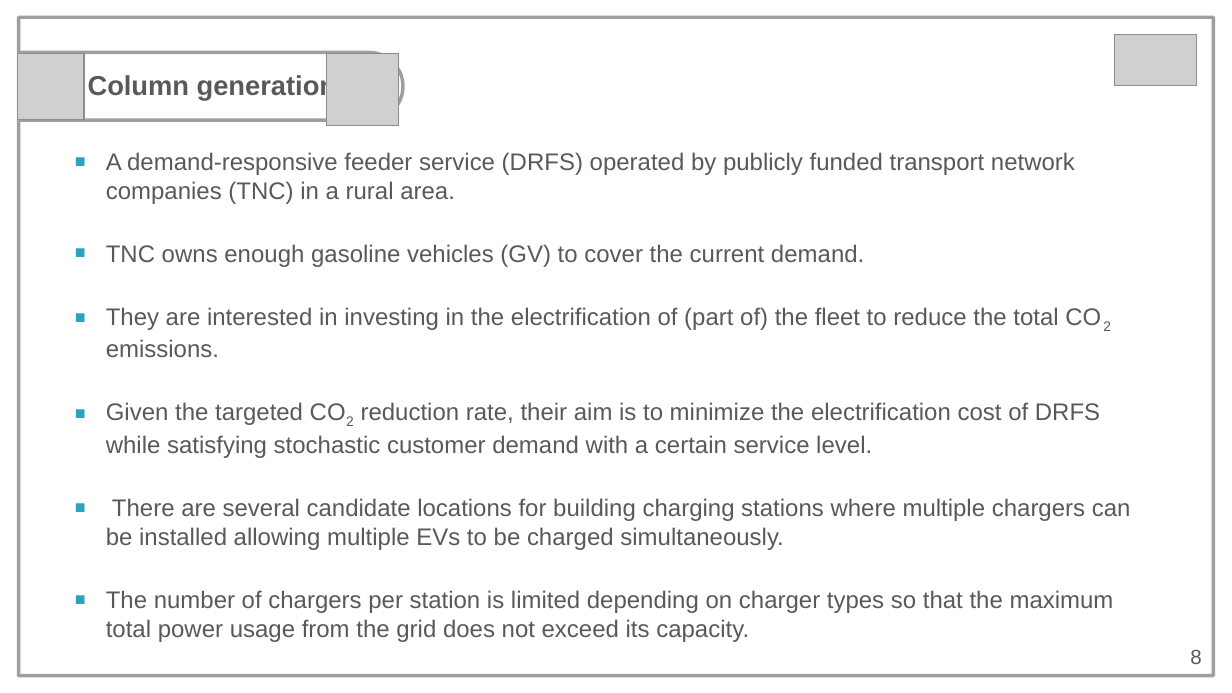
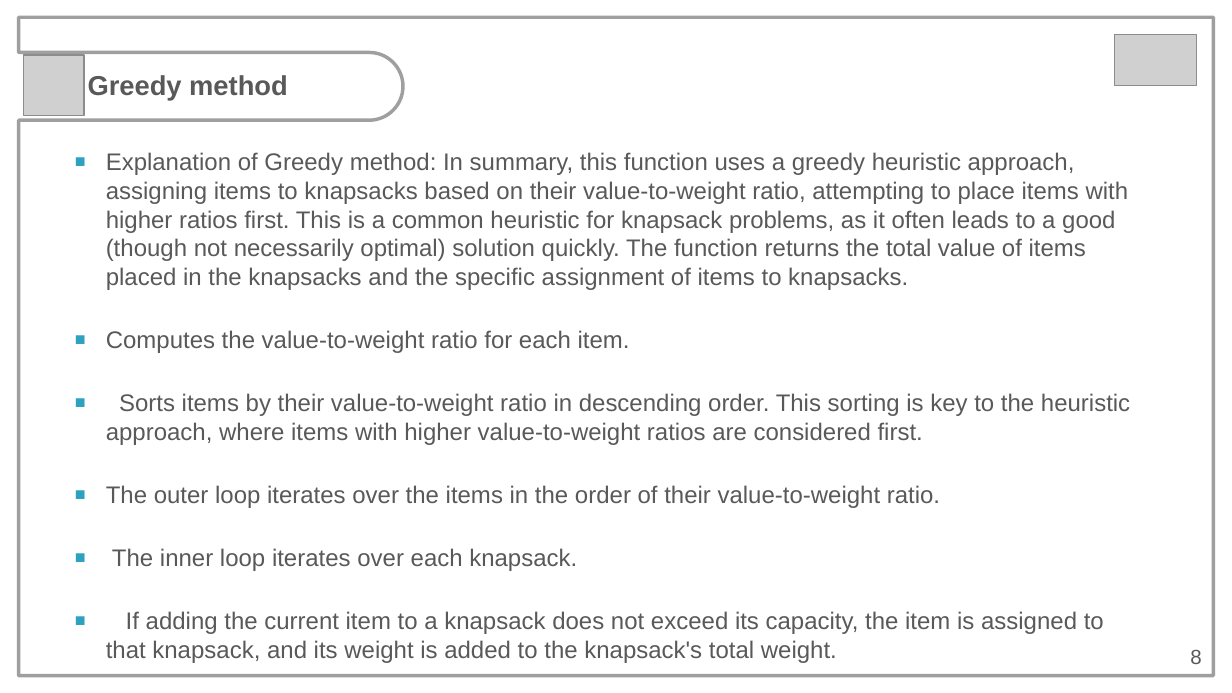
Before and after one commit to YMF2022/IntegerOptimizationCourse, a slide deck: slide 8 of OptimisationCourse_finalpresentation.pptx. Drawn at 1232x693 pixels with LibreOffice and Linux fonts; fonts in the diff are those of the drawing; grey boxes stand for pictures. Boxes give left, top, right and bottom in pixels: in the first picture for what was removed or moved away, otherwise in the second. Text is boxed around its words. In the diff, an @@ line names an element or a change of style, - is before the commit and + after.

```diff
--- a/OptimisationCourse_finalpresentation.pptx
+++ b/OptimisationCourse_finalpresentation.pptx
@@ picture: place and size @@
-picture at (17, 53, 84, 120)
+picture at (23, 55, 84, 116)
@@ picture removed at (326, 53, 399, 126) @@
@@ text at (88, 75, 288, 101): text changed @@
-Column generation
+Greedy method
@@ text at (106, 152, 1130, 663): text changed @@
-■ A demand-responsive feeder service (DRFS) operated by publicly funded transport network companies (TNC) in a rural area.
-■ TNC owns enough gasoline vehicles (GV) to cover the current demand.
-■ They are interested in investing in the electrification of (part of) the fleet to reduce the total CO2 emissions.
-■ Given the targeted CO2 reduction rate, their aim is to minimize the electrification cost of DRFS while satisfying stochastic customer demand with a certain service level.
-■ There are several candidate locations for building charging stations where multiple chargers can be installed allowing multiple EVs to be charged simultaneously.
-■ The number of chargers per station is limited depending on charger types so that the maximum total power usage from the grid does not exceed its capacity.
+■ Explanation of Greedy method: In summary, this function uses a greedy heuristic approach, assigning items to knapsacks based on their value-to-weight ratio, attempting to place items with higher ratios first. This is a common heuristic for knapsack problems, as it often leads to a good (though not necessarily optimal) solution quickly. The function returns the total value of items placed in the knapsacks and the specific assignment of items to knapsacks.
+■ Computes the value-to-weight ratio for each item.
+■ Sorts items by their value-to-weight ratio in descending order. This sorting is key to the heuristic approach, where items with higher value-to-weight ratios are considered first.
+■ The outer loop iterates over the items in the order of their value-to-weight ratio.
+■ The inner loop iterates over each knapsack.
+■ If adding the current item to a knapsack does not exceed its capacity, the item is assigned to that knapsack, and its weight is added to the knapsack's total weight.
```
Also in this commit, not shown: 5 other slides changed, 1 slide added, 1 slide removed, 9 other files.
